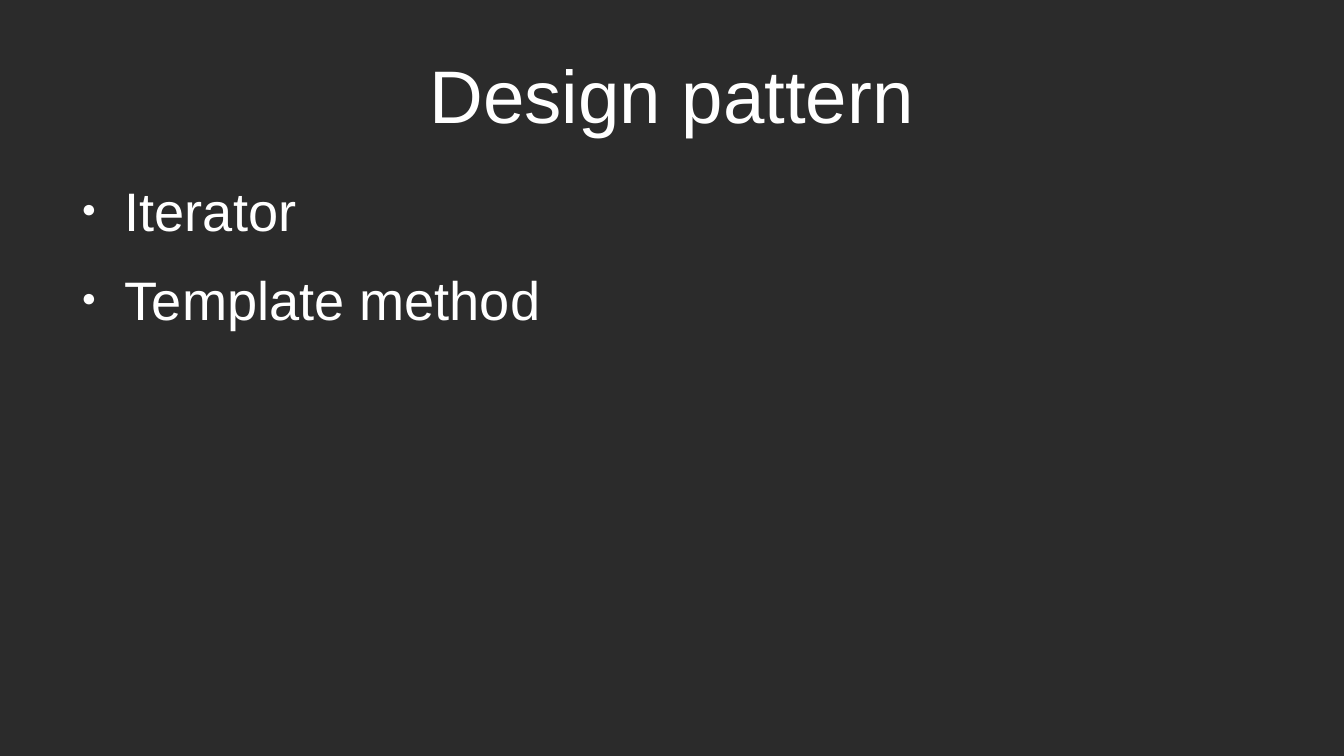
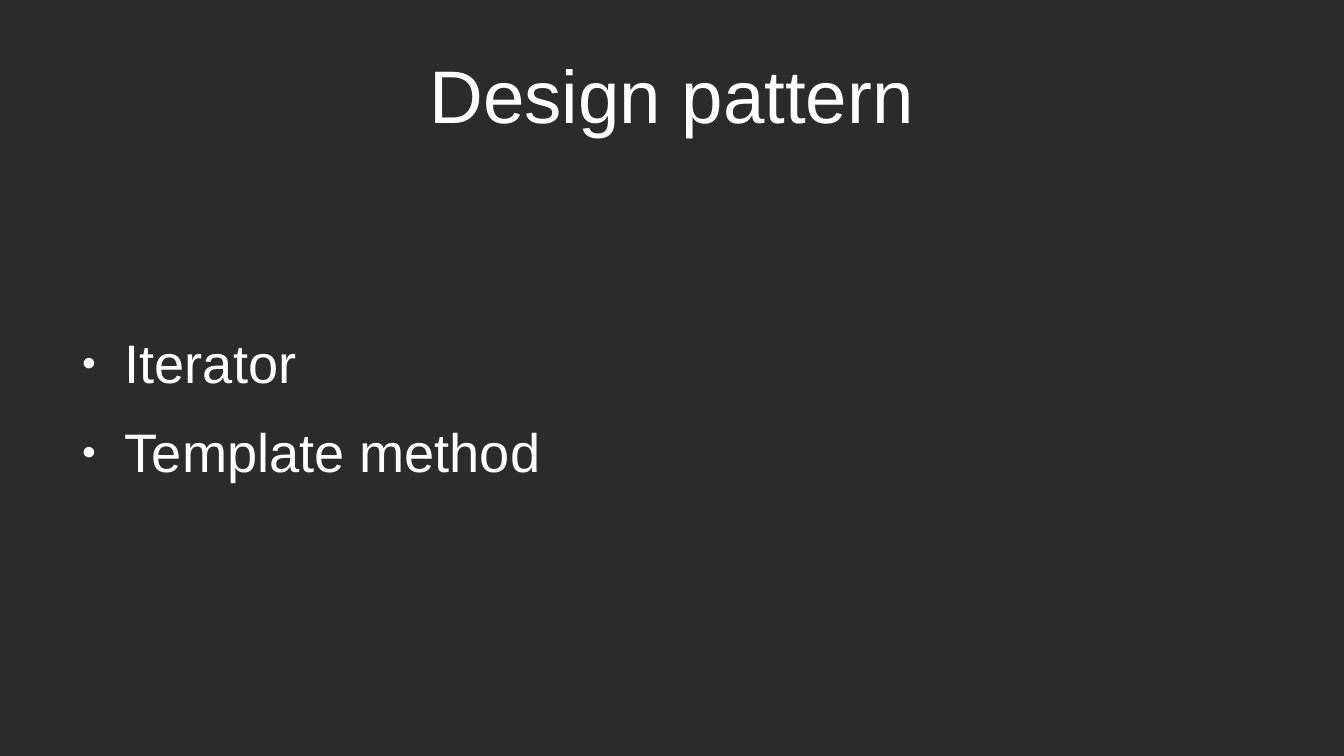
Before and after one commit to GiorgioCaculli/B2_TTMC_Doc, a slide deck: slide 14 of PowerPoint1.odp. Drawn at 1344x756 pixels with LibreOffice and Linux fonts; fonts in the diff are those of the drawing; background and template pictures are left out; a plain dark background stands for a picture behind light text. Boxes give left, top, right and bottom in pixels: in the first picture for what was removed or moved away, otherwise in the second. Text is boxed around its words. In the diff, an @@ line names an element or a change of style, - is before the commit and + after.

```diff
--- a/PowerPoint1.odp
+++ b/PowerPoint1.odp
@@ text "Iterator": place and size @@
-text "Iterator" at box(125, 193, 541, 329)
+text "Iterator" at box(125, 345, 541, 482)
```
Also in this commit, not shown: 12 other slides changed, 1 slide added, 1 slide removed, 1 other file.
